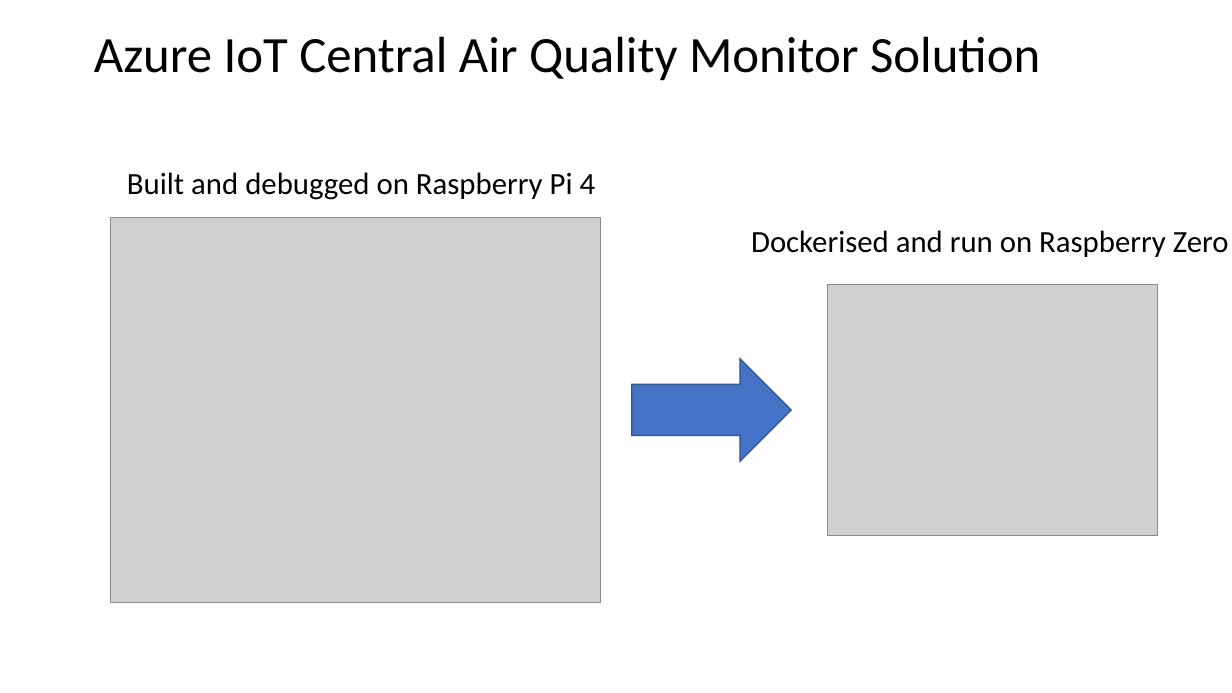
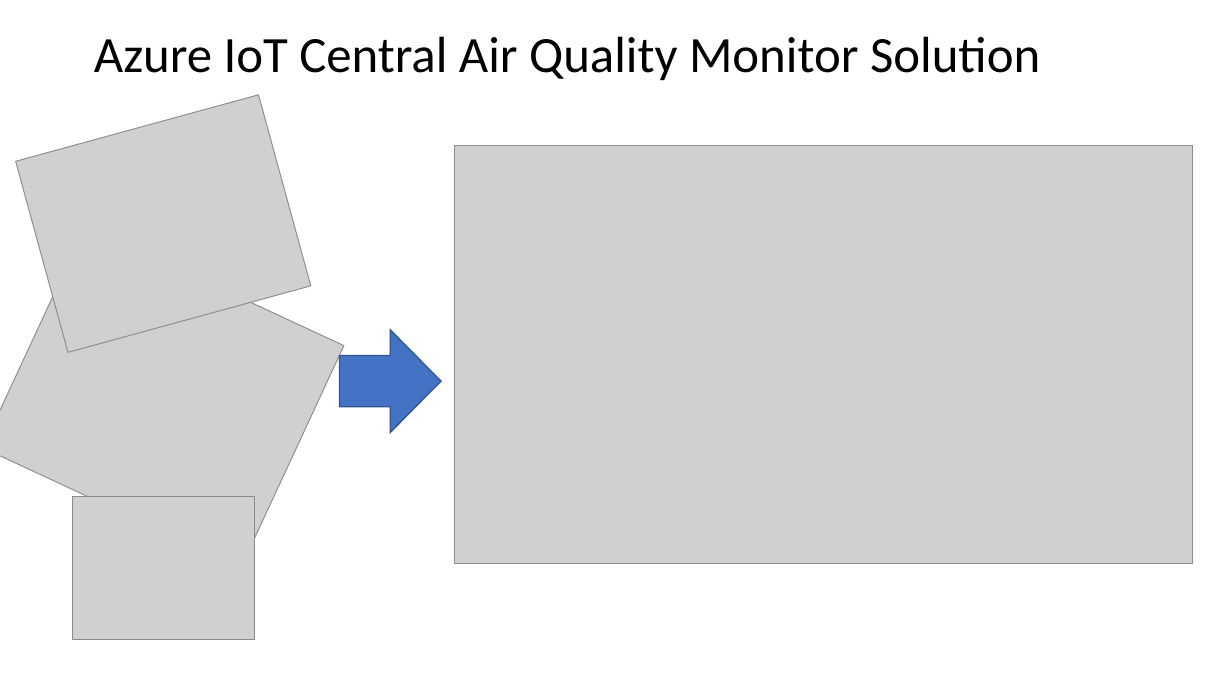
Before and after one commit to gloveboxes/Raspberry-Pi-Python-Environment-Monitor-with-the-Pimoroni-Enviro-Air-Quality-PMS5003-Sensor, a slide deck: slide 1 of zdocs/resources/Azure IoT Central Air Quality Monitor.pptx. Drawn at 1232x693 pixels with LibreOffice and Linux fonts; fonts in the diff are those of the drawing; grey boxes stand for pictures. Boxes give left, top, right and bottom in pixels: in the first picture for what was removed or moved away, otherwise in the second. Text is boxed around its words. In the diff, an @@ line names an element or a change of style, - is before the commit and + after.

```diff
--- a/zdocs/resources/Azure IoT Central Air Quality Monitor.pptx
+++ b/zdocs/resources/Azure IoT Central Air Quality Monitor.pptx
@@ picture at [15, 95, 311, 352]: rotation 0 to 344 degrees @@
@@ picture added at [455, 145, 1193, 564] @@
@@ text removed at [127, 172, 596, 200] @@
-Built and debugged on Raspberry Pi 4
@@ picture added at [0, 226, 344, 568] @@
@@ text removed at [751, 230, 1229, 257] @@
-Dockerised and run on Raspberry Zero
@@ picture removed at [828, 285, 1158, 535] @@
@@ right arrow: place and size @@
-right arrow at [632, 359, 792, 461]
+right arrow at [339, 330, 441, 433]
@@ picture added at [72, 496, 254, 640] @@
```
Also in this commit, not shown: 41 other files.
